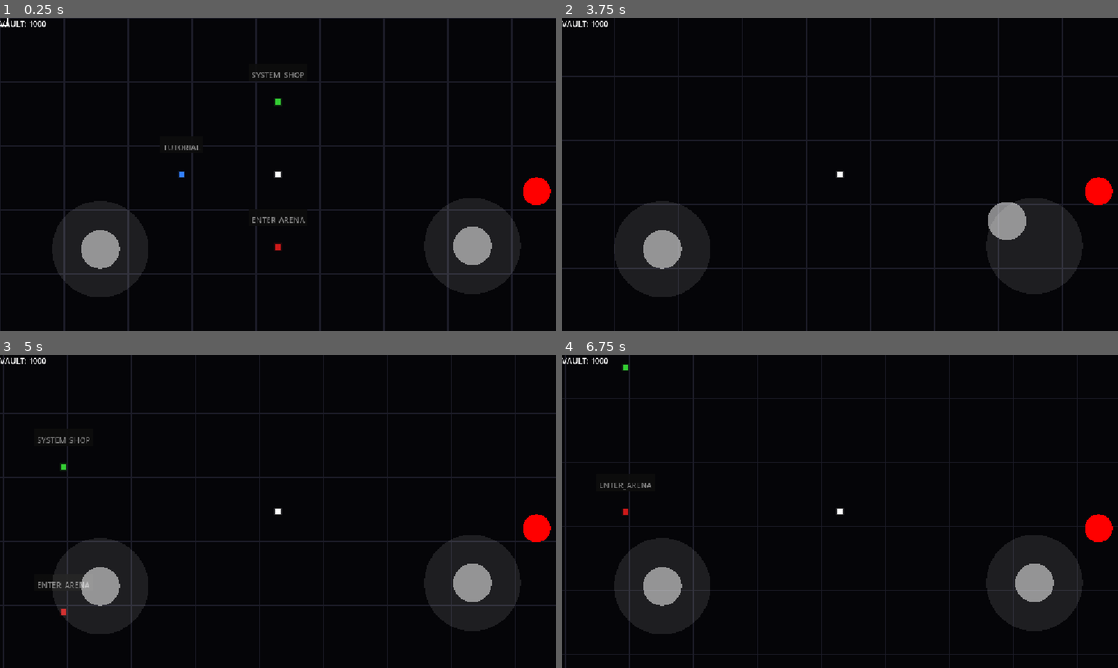
Above: before the commit, frames 1-4 (two rows, left to right).
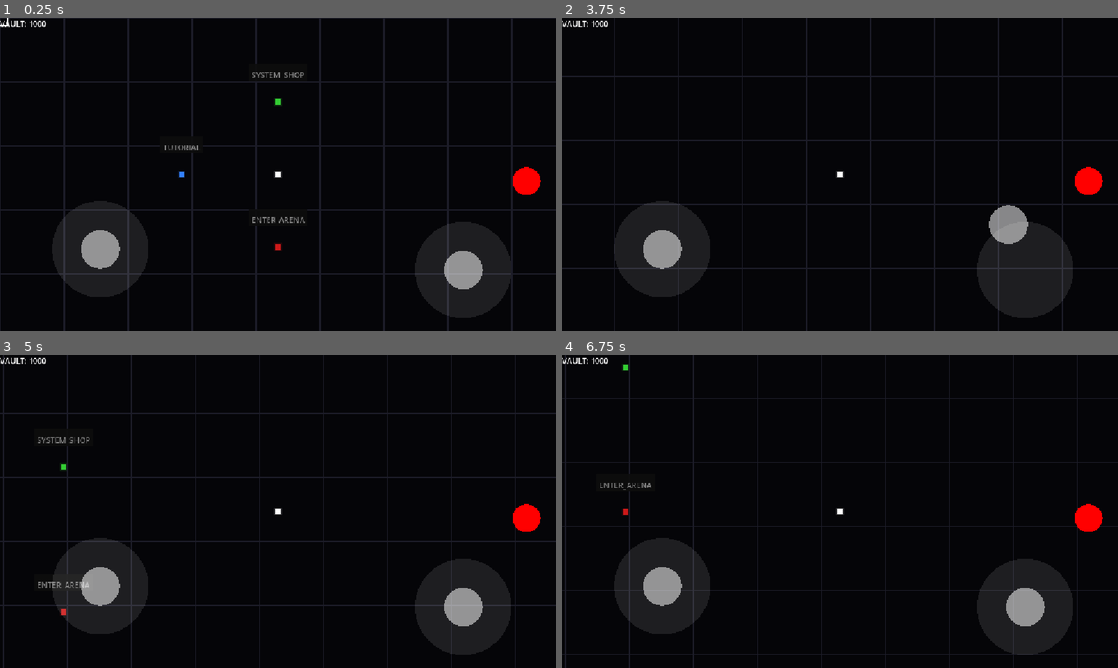
Above: after the commit, the same moments.

Repository: AnonymousXavier/ink-void
Game: Godot game, scene res://Scenes/main_menu.tscn
Two runs of this game, one before a commit and one after it. Both use one fixed random seed, a clock stepped at 60 frames per second and the inputs below.
Inputs (mouse positions are in pixels of both pictures, inside the frame that each line leads up to):
- Up to frame 1 (0.25 s): no input
- Up to frame 2 (3.75 s): tap Enter at 0.5 s; move the mouse to (962, 158) at 0.52 s; hold D (move_right) 0.53-1.25 s; hold Space (parry) 0.53-1.25 s; tap Shift (dash) at 0.6, 2.1, 3.6 s; click (962, 158) at 0.67 s; drag from (728, 190) to (812, 237) at 1.27 s; move the mouse to (895, 105) at 2.02 s; hold D (move_right) 2.03-2.75 s; hold Space (parry) 2.03-2.75 s; click (895, 105) at 2.17 s; drag from (812, 237) to (673, 127) at 2.77 s; tap Space (parry) at 3.5 s; move the mouse to (1006, 221) at 3.52 s; hold A (move_left) from 3.53 s (still down); hold Space (parry) from 3.53 s (still down); click (1006, 221) at 3.67 s
- Up to frame 3 (5 s): release A (move_left) at 4.25 s; release Space (parry) at 4.25 s; drag from (111, 464) to (194, 433) at 4.27 s
- Up to frame 4 (6.75 s): tap Enter at 5 s; move the mouse to (867, 511) at 5.02 s; hold Down (move_down) 5.03-5.75 s; hold Space (parry) 5.03-5.75 s; tap Shift (dash) at 5.1, 6.6 s; click (867, 511) at 5.17 s; drag from (756, 433) to (728, 527) at 5.77 s; tap Space (parry) at 6.5 s; move the mouse to (962, 495) at 6.52 s; hold Up (move_up) from 6.53 s (still down); hold Space (parry) from 6.53 s (still down); click (962, 495) at 6.67 s

The runs differ from the first frame. In frame 1, 4.1% of the frame differs, in the area x 74-100%, y 47-96%; in frame 2, 3.0%; in frame 3, 4.2%; in frame 4, 4.3%.

Commit message:
Add mobile UI and tap/flick parry support
Introduce mobile UI and mobile-specific input handling and polish.

- Add Scenes/mobile_ui.gd and hook into mobile_ui.tscn to animate the right virtual joystick when player hovers near interaction terminals (new Enums.EVENT_TYPES.TERMINAL_HOVER).
- Emit TERMINAL_HOVER events from Systems/interaction_system.gd only when the player crosses the interaction boundary (prevents spamming).
- Implement tap-to-parry and drag/flick detection in Systems/virtual_joystick.gd (records tap start, triggers parry on quick tap, cancels on drag).
- Update Systems/input_system.gd to track stick reset state and convert strong flicks into additive parry presses; refine aim fallback behavior between mouse, stick, and mobile.
- Update Systems/TutorialSystem.gd and Systems/rendering_system.gd to show mobile-appropriate instructions/prompts and adjust wording for R-PAD / buttons.
- Tweak mobile UI layout and control nodes in Scenes/mobile_ui.tscn (rename joystick node, reposition controls) and add a UID file for the new script.
- Set export path in export_presets.cfg to build an APK and add the APK and signature files; adjust project.godot input mapping entries.

These changes add polish and robust mobile input behavior (tap parry, flick parry, terminal hover feedback) and adjust UI text/layout for mobile play.

Diff:
--- a/AutoLoads/Enums.gd
+++ b/AutoLoads/Enums.gd
@@ -1,6 +1,6 @@
 extends Node
 
-enum EVENT_TYPES {MOVEMENT, DAMAGE_ATTEMPT, DAMAGE_CONFIRMED …(270 unchanged characters)… HIT_STOP, SOUL_COLLECTED, ENTER_TUTORIAL}
+enum EVENT_TYPES {MOVEMENT, DAMAGE_ATTEMPT, DAMAGE_CONFIRMED …(270 unchanged characters)… HIT_STOP, SOUL_COLLECTED, ENTER_TUTORIAL, TERMINAL_HOVER}
 enum SHAPE_TYPES {CIRCLE, DIAMOND, SQUARE, RECTANGLE, TRIANGLE}
 
 enum ENEMY_STATES {MOVE, ATTACK}
--- /dev/null
+++ b/Scenes/mobile_ui.gd
@@ -0,0 +1,42 @@
+extends CanvasLayer
+
+@onready var right_joystick: VirtualJoystick = $"Right Joystick"
+
+var is_currently_glowing: bool = false
+var current_tween: Tween
+
+func _process(_delta: float) -> void:
+	# Safety check to ensure the engine is fully loaded
+	if not Cache.is_ready or SceneInstances.events_manager == null:
+		return
+
+	# Catch the hover event from the ECS
+	for event in SceneInstances.events_manager.events:
+		if event.type == Enums.EVENT_TYPES.TERMINAL_HOVER:
+			var is_hovering = event.get("is_hovering", false)
+
+			if is_hovering and not is_currently_glowing:
+				_set_glow(true)
+			elif not is_hovering and is_currently_glowing:
+				_set_glow(false)
+
+func _set_glow(active: bool) -> void:
+	is_currently_glowing = active
+
+	# Kill any existing tween so they don't fight if the player stutters on the boundary
+	if current_tween and current_tween.is_valid():
+		current_tween.kill()
+
+	current_tween = create_tween()
+
+	print("Animating Pad")
+
+	# We use parallel() so the color and scale animate at the exact same time
+	if active:
+		# Swell up slightly and glow bright gold
+		current_tween.parallel().tween_property(right_joystick, "modulate", Color(1.5, 1.2, 0.5, 1.0), 0.2)
+		current_tween.parallel().tween_property(right_joystick, "scale", Vector2(1.1, 1.1), 0.2)
+	else:
+		# Return to the base state
+		current_tween.parallel().tween_property(right_joystick, "modulate", Color.WHITE, 0.2)
+		current_tween.parallel().tween_property(right_joystick, "scale", Vector2.ONE, 0.2)
--- a/Scenes/mobile_ui.tscn
+++ b/Scenes/mobile_ui.tscn
@@ -1,13 +1,15 @@
 [gd_scene format=3 uid="uid://daq0t7qyipfb8"]
 
 [ext_resource type="Script" uid="uid://b3mdt6uh8xwg6" path="res://Systems/virtual_joystick.gd" id="1_625mh"]
+[ext_resource type="Script" uid="uid://c70rvf2fhfwn6" path="res://Scenes/mobile_ui.gd" id="1_dyh1m"]
 [ext_resource type="Texture2D" uid="uid://dmpoldpviig2y" path="res://Sprites/circle.png" id="2_dyh1m"]
 
 [node name="Mobile UI" type="CanvasLayer" unique_id=1496156308]
+script = ExtResource("1_dyh1m")
 
 [node name="DashButton" type="TouchScreenButton" parent="." unique_id=727714772]
 self_modulate = Color(1, 0, 0, 1)
-position = Vector2(1083, 330)
+position = Vector2(1062, 309)
 scale = Vector2(0.1132813, 0.11328129)
 texture_normal = ExtResource("2_dyh1m")
 action = "dash"
@@ -42,7 +44,7 @@
 texture = ExtResource("2_dyh1m")
 expand_mode = 5
 
-[node name="Left Joystick2" type="Control" parent="." unique_id=1499423655]
+[node name="Right Joystick" type="Control" parent="." unique_id=1499423655]
 custom_minimum_size = Vector2(200, 200)
 layout_mode = 3
 anchors_preset = 3
@@ -50,10 +52,10 @@
 anchor_top = 1.0
 anchor_right = 1.0
 anchor_bottom = 1.0
-offset_left = -273.0
-offset_top = -276.0
-offset_right = -73.0
-offset_bottom = -76.0
+offset_left = -292.0
+offset_top = -226.0
+offset_right = -92.0
+offset_bottom = -26.0
 grow_horizontal = 0
 grow_vertical = 0
 size_flags_horizontal = 0
@@ -64,7 +66,7 @@
 action_up = "aim_up"
 action_down = "aim_down"
 
-[node name="Base" type="TextureRect" parent="Left Joystick2" unique_id=1943795546]
+[node name="Base" type="TextureRect" parent="Right Joystick" unique_id=1943795546]
 self_modulate = Color(1, 1, 1, 0.101960786)
 layout_mode = 0
 offset_right = 200.0
@@ -72,7 +74,7 @@
 texture = ExtResource("2_dyh1m")
 expand_mode = 5
 
-[node name="Stick" type="TextureRect" parent="Left Joystick2/Base" unique_id=1923165971]
+[node name="Stick" type="TextureRect" parent="Right Joystick/Base" unique_id=1923165971]
 self_modulate = Color(1, 1, 1, 0.52156866)
 layout_mode = 0
 offset_left = 61.0
--- a/Systems/TutorialSystem.gd
+++ b/Systems/TutorialSystem.gd
@@ -18,7 +18,7 @@
 	style.font_color = Color(1, 1, 1, 0.8)
 	instruction_label.label_settings = style
 	instruction_label.horizontal_alignment = HORIZONTAL_ALIGNMENT_CENTER
-	instruction_label.text = "TUTORIAL...\nWASD/L-STICK TO MOVE.\n[L-CLICK / X] TO SLASH. [SPACE / A] TO DASH"
+	instruction_label.text = "TUTORIAL...\nL-PAD TO MOVE.\n[R-PAD] TO SLASH. [RED BTN] TO DASH"
 
 	var canvas = CanvasLayer.new()
 	canvas.add_child(instruction_label)
@@ -55,7 +55,7 @@
 
 		Phase.DASH_FAILED:
 			# Explicit retry loop
-			instruction_label.text = "FAILED. YOU ARE ONLY INVINCIBLE WHILE DASHING.\n[L-CLICK / RT] TO TRY AGAIN."
+			instruction_label.text = "FAILED. YOU ARE ONLY INVINCIBLE WHILE DASHING.\n[R-PAD] TO TRY AGAIN."
 			if input.parry_pressed: # <--- FIX HERE
 				input.parry_pressed = false # Consume the input
 				_transition_to_dash_test()
@@ -65,7 +65,7 @@
 
 		Phase.PARRY_FAILED:
 			# Explicit retry loop
-			instruction_label.text = "FAILED. SLASH THE BULLET BEFORE IT HITS YOU.\n[ L-CLICK / RT] TO TRY AGAIN."
+			instruction_label.text = "FAILED. SLASH THE BULLET BEFORE IT HITS YOU.\n[R-PAD] TO TRY AGAIN."
 			if input.parry_pressed: # <--- FIX HERE
 				input.parry_pressed = false # Consume the input
 				_transition_to_parry_test()
--- a/Systems/input_system.gd
+++ b/Systems/input_system.gd
@@ -1,5 +1,7 @@
 extends Node
 class_name InputSystem
+
+var stick_was_reset: bool = true
 
 func update() -> void:
 	var entity_manager = SceneInstances.entity_manager
@@ -10,25 +12,36 @@
 	var p_transform = entity_manager.transform_components.get(player_id)
 	if not input or not p_transform: return
 
-	# 1. RAW INPUT ACTIONS (Brawl Stars Style)
-	# The physical/virtual buttons are the ONLY things that trigger these now.
+	# 1. READ BASE MOVEMENT
 	input.direction = Input.get_vector("move_left", "move_right", "move_up", "move_down")
 	input.dash_pressed = Input.is_action_just_pressed("dash")
+
+	# 2. READ BASE BUTTON PARRY (X Button, Shift, or Mobile Touch Button)
+	# We set this first. We will NEVER force it to false later in the script!
 	input.parry_pressed = Input.is_action_just_pressed("parry")
 
-	# 2. READ THE RIGHT STICK (Aiming Only)
+	# 3. READ THE RIGHT STICK
 	var aim_vector = Input.get_vector("aim_left", "aim_right", "aim_up", "aim_down")
 
-	# 3. SMART AIM MEMORY
+	# 4. HYBRID AIMING & FLICK PARRY
 	if aim_vector.length() > 0.05:
-		# If the player is actively dragging the stick, update the aim vector.
 		input.aim_direction = aim_vector.normalized()
 
+		# --- FLICK TO PARRY LOGIC ---
+		if aim_vector.length() > 0.5:
+			if stick_was_reset:
+				input.parry_pressed = true # ADDITIVE: Only turn it true, never force it false!
+				stick_was_reset = false
+		else:
+			# Stick is resting in the inner deadzone
+			stick_was_reset = true
+
 	elif not OS.has_feature("mobile"):
-		# IF ON PC: Fallback to the mouse cursor position.
+		# IF ON PC & NO STICK INPUT: Fallback to mouse aiming
 		var mouse_pos = SceneInstances.viewport.get_mouse_position()
 		input.aim_direction = (mouse_pos - p_transform.position).normalized()
+		stick_was_reset = true
 
-	# IF ON MOBILE: Notice there is no "else" block.
-	# If you let go of the right stick to press the UI Parry button,
-	# the ECS simply remembers your last `input.aim_direction` and holds it perfectly steady!
+	else:
+		# IF ON MOBILE & NO STICK INPUT: Retain previous aim direction and reset stick memory
+		stick_was_reset = true
--- a/Systems/interaction_system.gd
+++ b/Systems/interaction_system.gd
@@ -21,7 +21,19 @@
 
 		# Check distance
 		var distance = p_transform.position.distance_to(i_transform.position)
+
+		# 1. Remember what the state WAS last frame
+		var was_in_range = i_data.is_player_in_range
+
+		# 2. Calculate what the state IS this frame
 		i_data.is_player_in_range = (distance <= i_data.interaction_radius)
+
+		# 3. THE FIX: ONLY broadcast an event if the player actually crossed the boundary!
+		if was_in_range != i_data.is_player_in_range:
+			SceneInstances.events_manager.add_event({
+				"type": Enums.EVENT_TYPES.TERMINAL_HOVER,
+				"is_hovering": i_data.is_player_in_range
+			})
 
 		if i_render:
 			if i_data.is_player_in_range:
--- a/Systems/rendering_system.gd
+++ b/Systems/rendering_system.gd
@@ -143,7 +143,7 @@
 
 		# If the player is standing inside the activation zone, flash an input prompt!
 		if i_data.is_player_in_range:
-			var prompt = "[ L-CLICK ]"
+			var prompt = "[ TAP R-PAD ]"
 			var prompt_font_size = int(12 * zoom)
 			var prompt_size = default_font.get_string_size(prompt, HORIZONTAL_ALIGNMENT_CENTER, -1, prompt_font_size)
 			var prompt_pos = i_screen_pos + Vector2(-prompt_size.x / 2.0, 60.0 * zoom)
--- a/Systems/virtual_joystick.gd
+++ b/Systems/virtual_joystick.gd
@@ -20,20 +20,41 @@
 	center = base.global_position + (base.size / 2.0)
 	stick.position = (base.size / 2.0) - (stick.size / 2.0)
 
+# Add these two new variables at the top
+var is_dragging: bool = false
+var tap_start_pos: Vector2 = Vector2.ZERO
+
 func _input(event: InputEvent) -> void:
 	if event is InputEventScreenTouch:
 		if event.pressed and touch_id == -1:
 			var dist = event.position.distance_to(center)
-			# Generous hitbox so thumbs don't have to be pixel-perfect
 			if dist < radius * 2.0:
-				touch_id = event.index # Lock this specific finger to this stick!
+				touch_id = event.index
+
+				# TAP LOGIC: Record where the thumb started!
+				tap_start_pos = event.position
+				is_dragging = false
+
 				_update_stick(event.position)
 
 		elif not event.pressed and event.index == touch_id:
+			# TAP LOGIC: If they lifted their thumb without dragging, it's a click!
+			if not is_dragging:
+				Input.action_press("parry")
+				call_deferred("_release_tap_action") # Safely release it next frame
+
 			_reset_stick()
 
 	elif event is InputEventScreenDrag and event.index == touch_id:
+		# TAP LOGIC: If they move their thumb more than 10 pixels, cancel the tap!
+		if event.position.distance_to(tap_start_pos) > 10.0:
+			is_dragging = true
+
 		_update_stick(event.position)
+
+# Add this small helper function at the bottom of the script
+func _release_tap_action() -> void:
+	Input.action_release("parry")
 
 func _update_stick(pos: Vector2) -> void:
 	var offset = pos - center
--- a/project.godot
+++ b/project.godot
@@ -36,16 +36,16 @@
 
 move_left={
 "deadzone": 0.2,
-"events": [Object(InputEventKey,"resource_local_to_scene":fa …(140 unchanged characters)… d":false,"keycode":0,"physical_keycode":4194319,"key_label":0,"unicode":0,"location":0,"echo":false,"script":null)
-, Object(InputEventKey,"resource_local_to_scene":false,"resource_name":"","device":-1,"window_id":0,"alt_pressed":false,"shift_pressed":false,"ctrl_pressed":false,"meta_pressed":false,"pressed":false,"keycode":0,"physical_keycode":65,"key_label":0,"unicode":97,"location":0,"echo":false,"script":null)
+"events": [Object(InputEventKey,"resource_local_to_scene":fa …(140 unchanged characters)… d":false,"keycode":0,"physical_keycode":65,"key_label":0,"unicode":97,"location":0,"echo":false,"script":null)
 , Object(InputEventJoypadMotion,"resource_local_to_scene":false,"resource_name":"","device":-1,"axis":0,"axis_value":-1.0,"script":null)
+, Object(InputEventKey,"resource_local_to_scene":false,"resource_name":"","device":-1,"window_id":0,"alt_pressed":false,"shift_pressed":false,"ctrl_pressed":false,"meta_pressed":false,"pressed":false,"keycode":0,"physical_keycode":4194319,"key_label":0,"unicode":0,"location":0,"echo":false,"script":null)
 ]
 }
 move_right={
 "deadzone": 0.2,
-"events": [Object(InputEventKey,"resource_local_to_scene":fa …(140 unchanged characters)… d":false,"keycode":0,"physical_keycode":4194321,"key_label":0,"unicode":0,"location":0,"echo":false,"script":null)
-, Object(InputEventKey,"resource_local_to_scene":false,"resource_name":"","device":-1,"window_id":0,"alt_pressed":false,"shift_pressed":false,"ctrl_pressed":false,"meta_pressed":false,"pressed":false,"keycode":0,"physical_keycode":68,"key_label":0,"unicode":100,"location":0,"echo":false,"script":null)
+"events": [Object(InputEventKey,"resource_local_to_scene":fa …(140 unchanged characters)… d":false,"keycode":0,"physical_keycode":68,"key_label":0,"unicode":100,"location":0,"echo":false,"script":null)
 , Object(InputEventJoypadMotion,"resource_local_to_scene":false,"resource_name":"","device":-1,"axis":0,"axis_value":1.0,"script":null)
+, Object(InputEventKey,"resource_local_to_scene":false,"resource_name":"","device":-1,"window_id":0,"alt_pressed":false,"shift_pressed":false,"ctrl_pressed":false,"meta_pressed":false,"pressed":false,"keycode":0,"physical_keycode":4194321,"key_label":0,"unicode":0,"location":0,"echo":false,"script":null)
 ]
 }
 move_up={
@@ -65,14 +65,12 @@
 parry={
 "deadzone": 0.2,
 "events": [Object(InputEventKey,"resource_local_to_scene":false,"resource_name":"","device":-1,"window_id":0,"alt_press …(191 unchanged characters)…
-, Object(InputEventMouseButton,"resource_local_to_scene":false,"resource_name":"","device":-1,"window_id":0,"alt_pressed":false,"shift_pressed":false,"ctrl_pressed":false,"meta_pressed":false,"button_mask":0,"position":Vector2(0, 0),"global_position":Vector2(0, 0),"factor":1.0,"button_index":1,"canceled":false,"pressed":false,"double_click":false,"script":null)
 , Object(InputEventJoypadButton,"resource_local_to_scene":false,"resource_name":"","device":-1,"button_index":0,"pressure":0.0,"pressed":true,"script":null)
 ]
 }
 dash={
 "deadzone": 0.2,
 "events": [Object(InputEventKey,"resource_local_to_scene":false,"resource_name":"","device":-1,"window_id":0,"alt_press …(195 unchanged characters)…
-, Object(InputEventMouseButton,"resource_local_to_scene":false,"resource_name":"","device":-1,"window_id":0,"alt_pressed":false,"shift_pressed":false,"ctrl_pressed":false,"meta_pressed":false,"button_mask":0,"position":Vector2(0, 0),"global_position":Vector2(0, 0),"factor":1.0,"button_index":2,"canceled":false,"pressed":false,"double_click":false,"script":null)
 , Object(InputEventJoypadButton,"resource_local_to_scene":false,"resource_name":"","device":-1,"button_index":1,"pressure":0.0,"pressed":true,"script":null)
 ]
 }
@@ -97,10 +95,6 @@
 ]
 }
 
-[input_devices]
-
-pointing/emulate_mouse_from_touch=false
-
 [physics]
 
 3d/physics_engine="Jolt Physics"
Not shown, added: Scenes/mobile_ui.gd.uid
Not shown, changed: export_presets.cfg
Not shown, added: ink&void.apk
Not shown, added: ink&void.apk.idsig
